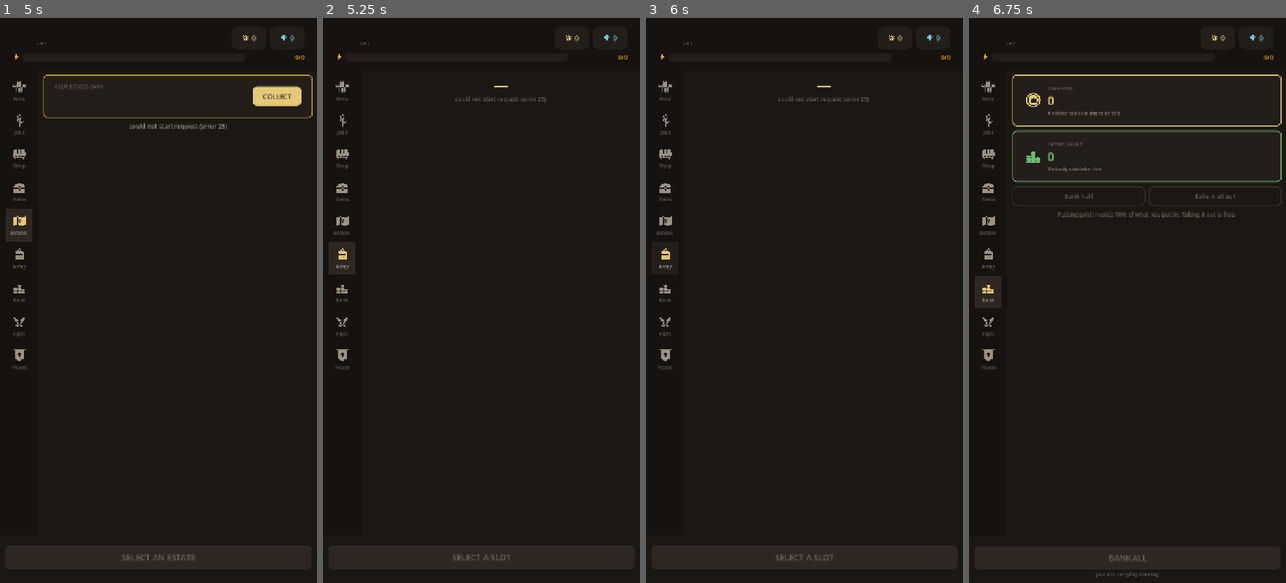
Above: before the commit, frames 1-4 (left to right).
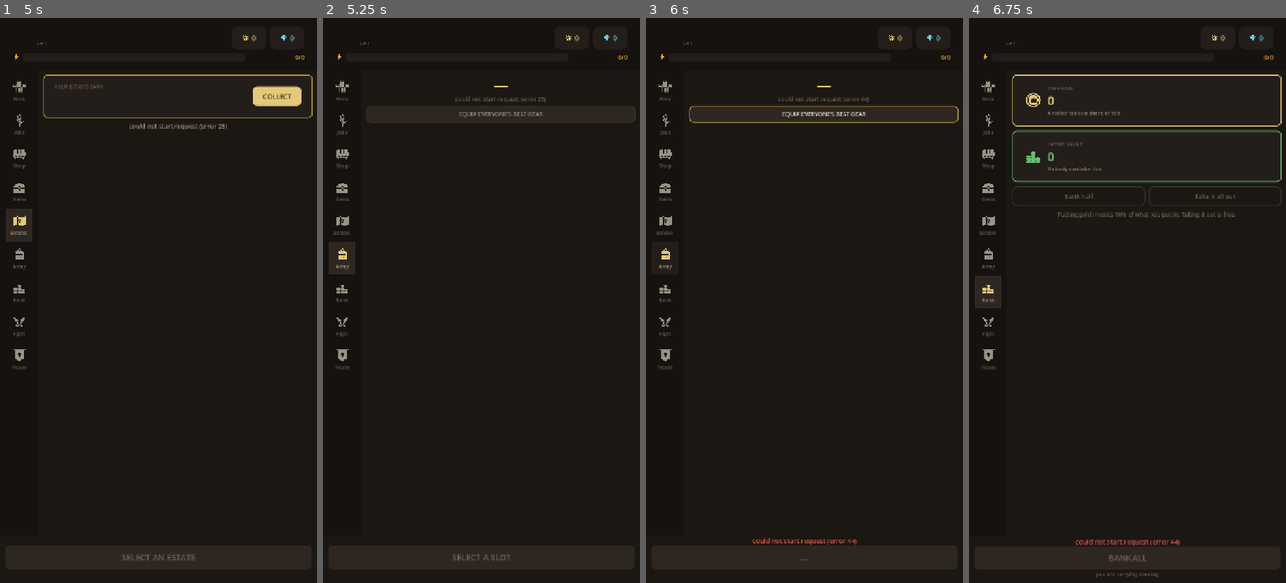
Above: after the commit, the same moments.

Repository: yigitkarabulut0/Emperors
Game: Godot game, scene res://scenes/shell/shell.tscn
Same seed, same stepped clock (60 frames per second), same inputs: the game is played once before the commit and once after it. This scene is started directly instead of the project's main scene.
Inputs (mouse positions are in pixels of both pictures, inside the frame that each line leads up to):
- Up to frame 1 (5 s): click (22, 40) at 0.5 s; click (19, 91) at 1.27 s; click (19, 125) at 2.02 s; click (19, 159) at 2.77 s; click (19, 193) at 3.52 s; click (19, 227) at 4.27 s
- Up to frame 2 (5.25 s): click (342, 260) at 5.02 s
- Up to frame 3 (6 s): click (823, 114) at 5.75 s, where only the run after the commit has a clickable "EQUIP EVERYONE'S BEST GEAR"
- Up to frame 4 (6.75 s): click (988, 294) at 6.52 s

Frame 1 is identical in both runs. In frame 2, 0.3% of the frame differs, in the area x 13-99%, y 15-19%; in frame 3, 0.8%, in the area x 13-99%, y 14-96%; in frame 4, 0.2%.

Commit message:
Equip the best, on the Hero and on the whole army
Picking three slots out of a bag of a hundred and fifty by hand is busywork, and
the server already knows what "best" means: item Power, the same figure printed
on every card, so the button agrees with what the player can see.

On the server, not as a loop of equip calls from the client. It is a rule about
what "best" means, it has to be one transaction, and a client loop would be
three round trips per unit racing the action sequence.

WHICH UNIT GETS WHAT does not change Might -- it is 2*sqrt(sum ATK * sum EHP)
and both are plain sums, so an item is worth the same on anyone. The hero is
still served first, because it is your character, it is on every screen, and it
cannot be dismissed; an "equip the best" button that leaves you holding nothing
has not done what it said. That was a real bug on the first pass: the hero
sorted last on a strength score and the army sweep stripped it bare.

A hero-only pass will not touch a soldier's gear. Undressing someone to dress
you is a change nobody asked for, and it would look like a bug.

Nine checks in smoke-m3, including that running it twice moves nothing the
second time, that Might never falls, that nobody ends up wearing two items in
one slot, and that the hero pass leaves the soldiers dressed.

Co-Authored-By: Claude Opus 5 (1M context) <noreply@anthropic.com>
Claude-Session: https://claude.ai/code/session_01HLR94mDLKAqcHBzz8u4yxV

Diff:
--- a/client/scenes/tabs/barracks.gd
+++ b/client/scenes/tabs/barracks.gd
@@ -13,6 +13,7 @@
 var _action_sub: Label
 var _busy := false
 var _dev_sheet_done := false
+var _auto: Button
 
 
 func _ready() -> void:
@@ -25,6 +26,14 @@
 	head.add_child(_might)
 	_sub = UI.label("", 13, Palette.TEXT_FAINT, HORIZONTAL_ALIGNMENT_CENTER)
 	head.add_child(_sub)
+
+	# Dressing four units from a bag of 150 by hand is busywork, and the server
+	# already knows what "best" means. You first, then the strongest soldier down.
+	_auto = UI.ghost_button("EQUIP EVERYONE'S BEST GEAR", 13)
+	_auto.custom_minimum_size = Vector2(0, 38)
+	_auto.pressed.connect(_auto_equip)
+	head.add_child(UI.spacer(6))
+	head.add_child(_auto)
 
 	var scroll := ScrollContainer.new()
 	scroll.size_flags_vertical = Control.SIZE_EXPAND_FILL
@@ -341,6 +350,26 @@
 	await _reload()
 
 
+func _auto_equip() -> void:
+	if _busy:
+		return
+	_busy = true
+	_auto.disabled = true
+	_refresh_action()
+	var res: Api.Response = await Api.post_json("/v1/army/autoequip",
+		{"scope": "army", "action_seq": _next_seq()})
+	_busy = false
+	_auto.disabled = false
+	if res.ok:
+		var n := int(res.data.get("equipped", 0))
+		GameState.action_failed.emit(
+			"Nothing better to wear" if n == 0 else "Equipped %d item%s" % [n, "" if n == 1 else "s"])
+	else:
+		GameState.action_failed.emit(res.error)
+	await GameState.refresh()
+	await _reload()
+
+
 func _next_seq() -> int:
 	return int(GameState.player().get("action_seq", 0)) + 1
 
--- a/client/scenes/tabs/keep.gd
+++ b/client/scenes/tabs/keep.gd
@@ -201,6 +201,15 @@
 	var worn: Dictionary = hero.get("equipped", {})
 	for slot in ["weapon", "armor", "horse"]:
 		gear.add_child(_gear_button(slot, worn.get(slot)))
+
+	# Picking the best of three slots out of a bag of 150 by hand is busywork, and
+	# the server already knows what "best" means -- it is the Power number on
+	# every card.
+	var auto := UI.ghost_button("EQUIP MY BEST GEAR", 13)
+	auto.custom_minimum_size = Vector2(0, 38)
+	auto.disabled = _busy
+	auto.pressed.connect(_auto_equip.bind("hero"))
+	col.add_child(auto)
 
 	# Stat points were displayed with nowhere to spend them. They are the whole
 	# reason a player with no soldiers still gets stronger every level.
@@ -252,6 +261,25 @@
 	return b
 
 
+func _auto_equip(scope: String) -> void:
+	if _busy:
+		return
+	_busy = true
+	_rebuild()
+	var res: Api.Response = await Api.post_json("/v1/army/autoequip",
+		{"scope": scope, "action_seq": int(GameState.player().get("action_seq", 0)) + 1})
+	_busy = false
+	if res.ok:
+		var n := int(res.data.get("equipped", 0))
+		GameState.action_failed.emit(
+			"Nothing better to wear" if n == 0 else "Equipped %d item%s" % [n, "" if n == 1 else "s"])
+		await GameState.refresh()
+		await _reload()
+	else:
+		GameState.action_failed.emit(res.error)
+	_rebuild()
+
+
 func _spend_point(stat: String) -> void:
 	if _busy:
 		return
Binary file added: client/assets/items/weapon_01.png
Not shown, added: client/assets/items/weapon_01.png.import
Binary file added: client/assets/items/weapon_02.png
Binary file added: client/assets/items/weapon_03.png
Not shown, added: art/painted/w1.png
Not shown, added: art/painted/weapon_01.png
Not shown, added: art/painted/weapon_01_cut.png
Not shown, added: art/painted/weapon_02.png
Not shown, added: art/painted/weapon_02_cut.png
Not shown, added: art/painted/weapon_03.png
Not shown, added: art/painted/weapon_03_cut.png
Not shown, added: scripts/gen-items-painted.sh
(and 7 more such lines)
